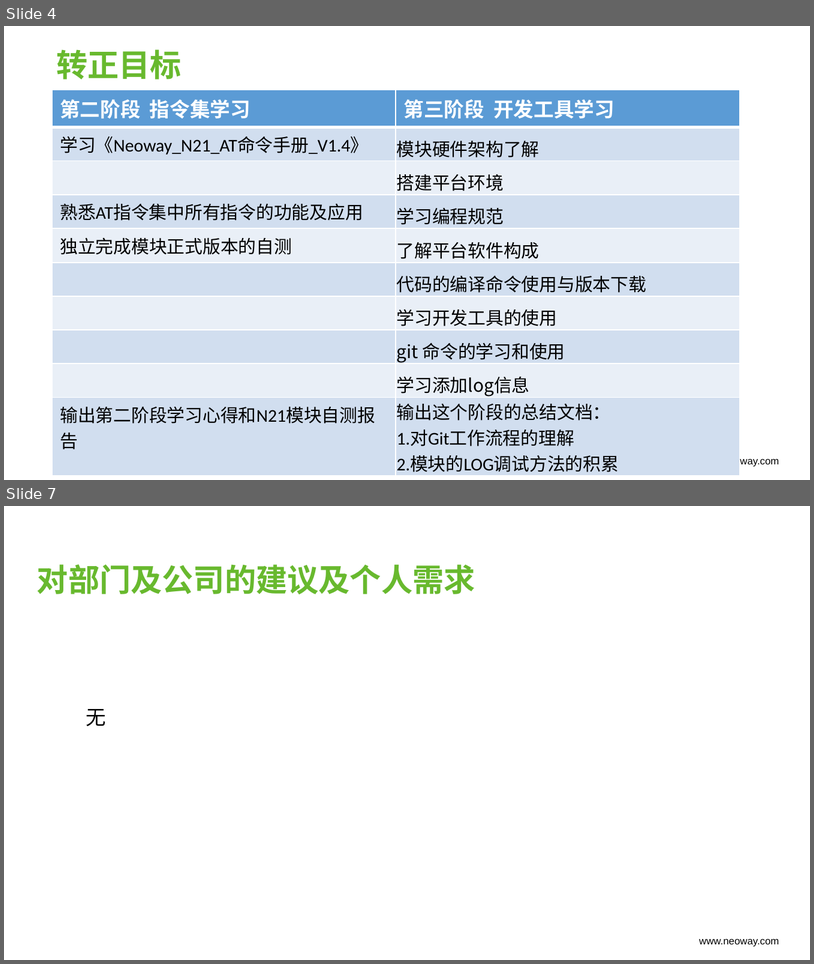
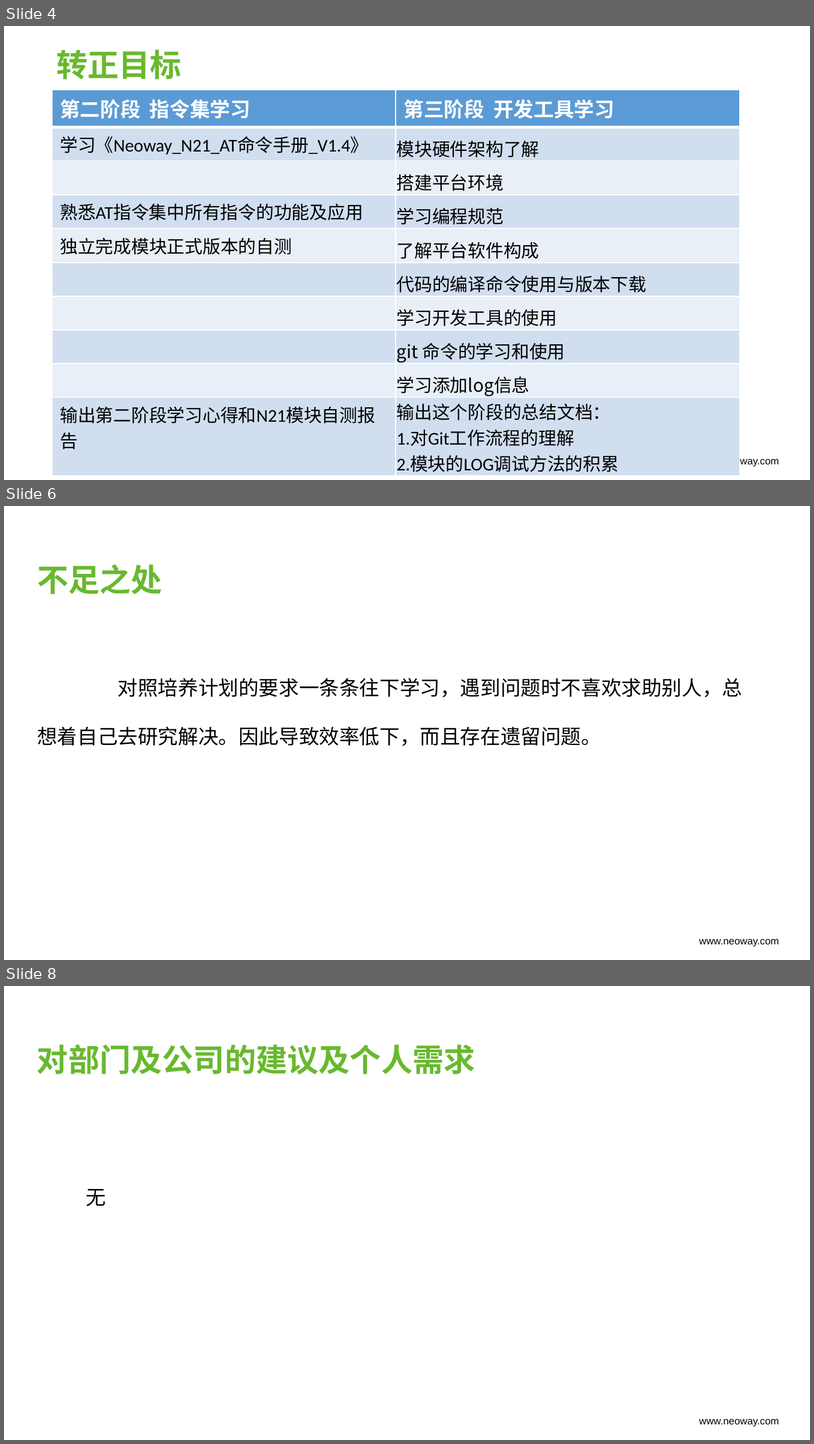
Before and after one commit to leymjaxt/-, a slide deck: 201908_李宣廷/新员工8月月汇报_李宣廷.pptx. Shown one above the other, each under a label of ours: slides 4 and 7 before the commit, slides 4, 6 and 8 after it; the slides between them are not shown. The pictures are 814x964 and 814x1444 pixels, drawn with LibreOffice and Linux fonts; fonts in the diff are those of the drawing. Boxes give left, top, right and bottom in pixels: in the first picture for what was removed or moved away, otherwise in the second. Text is boxed around its words. In the diff, an @@ line names an element or a change of style, - is before the commit and + after.

```diff
--- a/201908_李宣廷/新员工8月月汇报_李宣廷.pptx
+++ b/201908_李宣廷/新员工8月月汇报_李宣廷.pptx
@@ slide 6 added at [4, 506, 810, 960], background #FFFFFF; not listed: 1 template element that a slide beside it also shows @@
@@ text added at [37, 564, 162, 594], 28 pt, text #68B92E, bold @@
+不足之处
@@ text added at [37, 678, 743, 746], 18 pt, text #000000 @@
+对照培养计划的要求一条条往下学习，遇到问题时不喜欢求助别人，总想着自己去研究解决。因此导致效率低下，而且存在遗留问题。
@@ what was slide 7 is now slide 8 @@
```
Also in this commit, not shown: 2 slides changed, 16 other files.
